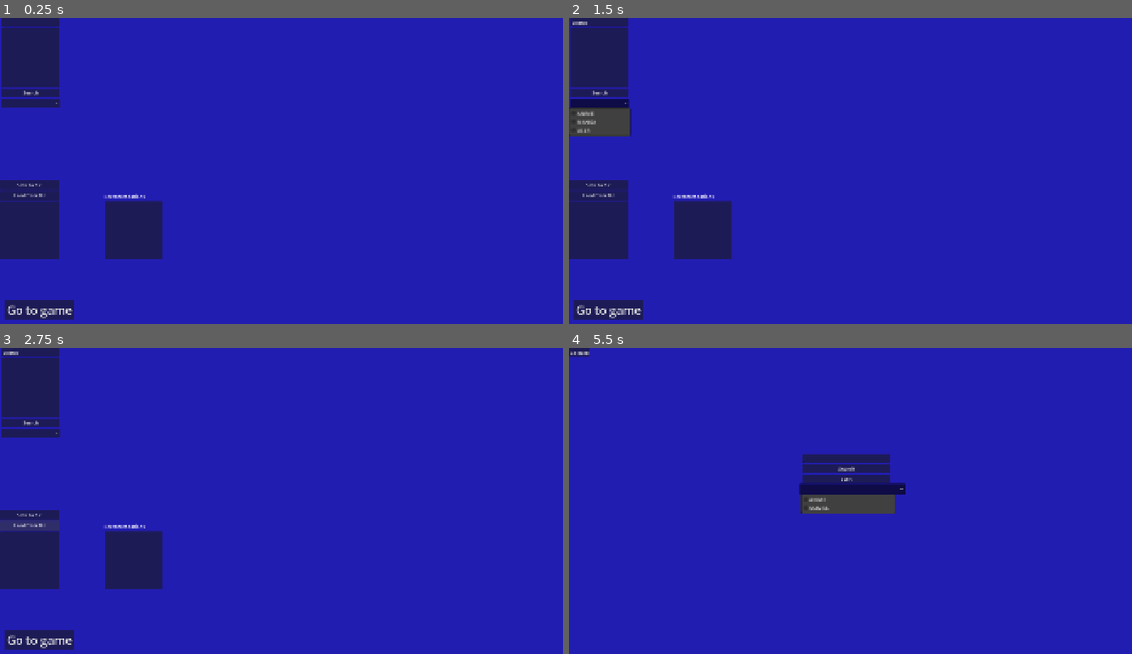
Above: before the commit, frames 1-4 (two rows, left to right).
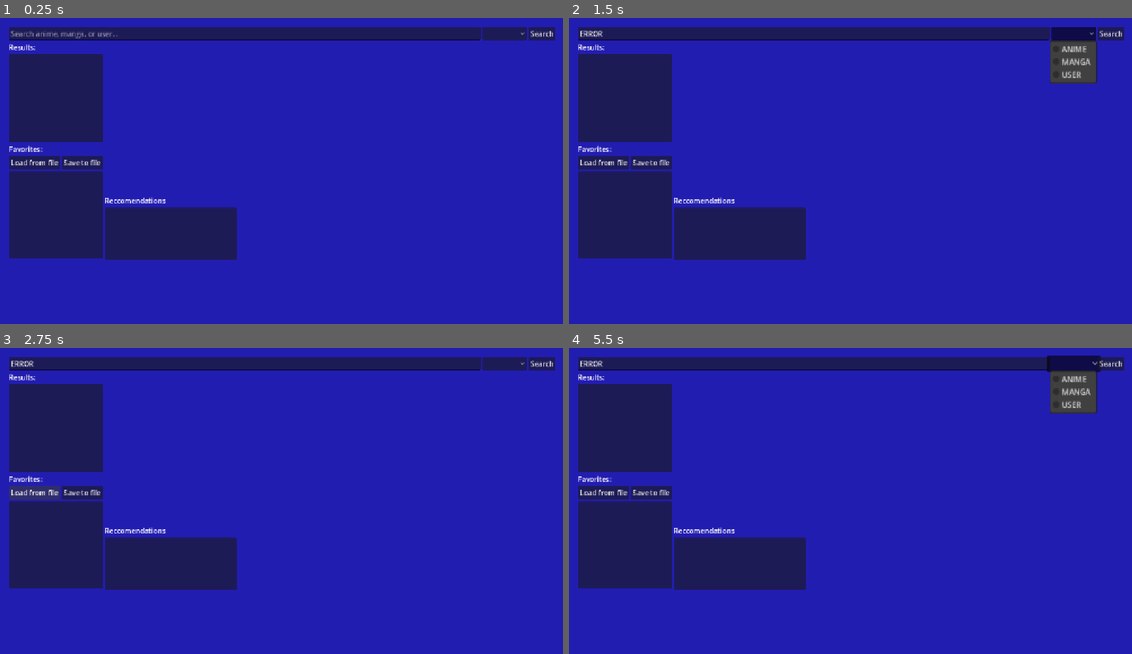
Above: after the commit, the same moments.

Repository: ragingburger1243/AniSearch
Game: Godot game, scene res://main.tscn
Same seed, same stepped clock (60 frames per second), same inputs: the game is played once before the commit and once after it.
Inputs (mouse positions are in pixels of both pictures, inside the frame that each line leads up to; where the layout moved, square brackets give the same spot in the first picture):
- Up to frame 1 (0.25 s): no input
- Up to frame 2 (1.5 s): click "Search" at 0.5 s; click (1075, 33) [602, 103] at 1.25 s
- Up to frame 3 (2.75 s): click "Load from file" at 2 s
- Up to frame 4 (5.5 s): click "Save to file" at 2.75 s; click (608, 638) at 3.5 s, where only the run before the commit has a clickable "Go to game"; click "Submit" (after the commit: "Search") at 4.25 s; click (1075, 363) [844, 488] at 5 s

The runs differ from the first frame. In frame 1, 16% of the frame differs, in the area x 0-99%, y 0-99%; in frame 2, 17%; in frame 3, 16%; in frame 4, 23%, in the area x 0-99%, y 0-80%.
Error in both runs: Invalid call. Nonexistent function 'json_load' in base 'Nil'. (res://Main.gd:145)

Commit message:
1.5.4
started working on Gui redesign for the main app

Diff:
--- a/Main.gd
+++ b/Main.gd
@@ -1,21 +1,21 @@
 extends Control
 
-@onready var lineEdit = $VBoxContainer/LineEdit
+@onready var lineEdit = $MarginContainer/VBoxContainer/HBoxContainer/LineEdit
 var text = ""
-@onready var httprequest = $VBoxContainer/HTTPRequest
-@onready var httprequestimage = $VBoxContainer/HTTPRequest2
-@onready var label_title = $"VBoxContainer2/Label (title)"
-@onready var label_episodes =  $"VBoxContainer2/Label (episodes)"
-@onready var label_score = $"VBoxContainer2/Label (score)"
-@onready var label_status = $"VBoxContainer2/Label (status)"
-@onready var texture_rect = $VBoxContainer3/TextureRect
-@onready var option_button = $OptionButton
-@onready var description_text = $"VBoxContainer4/ScrollContainer/Label (description)"
-@onready var label_link = $VBoxContainer2/LinkButton
-@onready var label_genres = $"VBoxContainer2/Label (genres)"
-@onready var item_list = $VBoxContainer/ItemList
-@onready var item_list_favorites = $VBoxContainer5/ItemList
-@onready var item_list_reccomend = $VBoxContainer6/ItemList
+@onready var httprequest = $MarginContainer/VBoxContainer/HBoxContainer/HTTPRequest
+@onready var httprequestimage = $MarginContainer/VBoxContainer/HBoxContainer/HTTPRequest2
+@onready var label_title = $"MarginContainer/VBoxContainer/HBoxContainer2/VBoxContainer2/HBoxContainer/VBoxContainer/Label (title)"
+@onready var label_episodes = $"MarginContainer/VBoxContainer/HBoxContainer2/VBoxContainer2/HBoxContainer/VBoxContainer/Label (episodes)"
+@onready var label_score = $"MarginContainer/VBoxContainer/HBoxContainer2/VBoxContainer2/HBoxContainer/VBoxContainer/Label (score)"
+@onready var label_status = $"MarginContainer/VBoxContainer/HBoxContainer2/VBoxContainer2/HBoxContainer/VBoxContainer/Label (status)"
+@onready var texture_rect = $MarginContainer/VBoxContainer/HBoxContainer2/VBoxContainer2/HBoxContainer/TextureRect
+@onready var option_button = $MarginContainer/VBoxContainer/HBoxContainer/OptionButton
+@onready var description_text = $"MarginContainer/VBoxContainer/HBoxContainer2/VBoxContainer2/ScrollContainer/Label (description)"
+@onready var label_link = $MarginContainer/VBoxContainer/HBoxContainer2/VBoxContainer2/HBoxContainer/VBoxContainer/LinkButton
+@onready var label_genres = $"MarginContainer/VBoxContainer/HBoxContainer2/VBoxContainer2/HBoxContainer/VBoxContainer/Label (genres)"
+@onready var item_list = $MarginContainer/VBoxContainer/HBoxContainer2/VBoxContainer/ItemList
+@onready var item_list_favorites = $MarginContainer/VBoxContainer/HBoxContainer2/VBoxContainer/ItemList2
+@onready var item_list_reccomend = $MarginContainer/VBoxContainer/HBoxContainer2/VBoxContainer2/ItemList
 var image = ""
 var text_option = ""
 var count_type
@@ -187,6 +187,7 @@
 func search_media(name_media, type_media, count_type_media):
 	var main_dict = {"query": "query ($name: String) { Page(perPage: 7) { media(search: $name, type: " + type_media + ") { …(312 unchanged characters)…
 	httprequest.request("https://graphql.anilist.co", ["Content-Type: application/json"], HTTPClient.METHOD_POST,JSON.stringify(main_dict))
+	print(main_dict)
 
 func search_user(name_user):
 	var main_dict = {"query": "query ($name: String) { User(name: $name) { name about avatar { large } statistics { anime { count meanScore minutesWatched } manga { count chaptersRead } } } }", "variables": {"name": name_user}}
--- a/main.tscn
+++ b/main.tscn
@@ -12,97 +12,6 @@
 grow_vertical = 2
 script = ExtResource("1_ig7tw")
 
-[node name="VBoxContainer" type="VBoxContainer" parent="." unique_id=1001214591]
-layout_mode = 0
-offset_left = 6.0
-offset_right = 203.0
-offset_bottom = 270.0
-pivot_offset = Vector2(101, 136)
-
-[node name="LineEdit" type="LineEdit" parent="VBoxContainer" unique_id=1848827720]
-layout_mode = 2
-
-[node name="HTTPRequest" type="HTTPRequest" parent="VBoxContainer" unique_id=671520014]
-
-[node name="HTTPRequest2" type="HTTPRequest" parent="VBoxContainer" unique_id=941358407]
-
-[node name="ItemList" type="ItemList" parent="VBoxContainer" unique_id=500493609]
-custom_minimum_size = Vector2(0, 200)
-layout_mode = 2
-
-[node name="Button" type="Button" parent="VBoxContainer" unique_id=1544355428]
-layout_mode = 2
-text = "Search"
-script = ExtResource("2_0xm2m")
-
-[node name="VBoxContainer2" type="VBoxContainer" parent="." unique_id=1529756059]
-layout_mode = 0
-offset_left = 204.0
-offset_top = 1.0
-offset_right = 248.0
-offset_bottom = 30.0
-
-[node name="Label (title)" type="Label" parent="VBoxContainer2" unique_id=1024463099]
-layout_mode = 2
-
-[node name="Label (episodes)" type="Label" parent="VBoxContainer2" unique_id=260665412]
-layout_mode = 2
-
-[node name="Label (score)" type="Label" parent="VBoxContainer2" unique_id=366802602]
-layout_mode = 2
-
-[node name="Label (status)" type="Label" parent="VBoxContainer2" unique_id=1821383118]
-layout_mode = 2
-
-[node name="LinkButton" type="LinkButton" parent="VBoxContainer2" unique_id=1880522671]
-layout_mode = 2
-
-[node name="Label (genres)" type="Label" parent="VBoxContainer2" unique_id=730202431]
-layout_mode = 2
-autowrap_mode = 2
-
-[node name="VBoxContainer3" type="VBoxContainer" parent="." unique_id=1163309219]
-layout_mode = 0
-offset_left = 671.0
-offset_top = 1.0
-offset_right = 711.0
-offset_bottom = 41.0
-
-[node name="TextureRect" type="TextureRect" parent="VBoxContainer3" unique_id=216400668]
-layout_mode = 2
-
-[node name="VBoxContainer4" type="VBoxContainer" parent="." unique_id=274778978]
-layout_mode = 0
-offset_left = 1.0
-offset_top = 318.0
-offset_right = 301.0
-offset_bottom = 518.0
-
-[node name="ScrollContainer" type="ScrollContainer" parent="VBoxContainer4" unique_id=475594796]
-custom_minimum_size = Vector2(300, 200)
-layout_mode = 2
-
-[node name="Label (description)" type="Label" parent="VBoxContainer4/ScrollContainer" unique_id=1485731921]
-layout_mode = 2
-size_flags_horizontal = 3
-theme_override_font_sizes/font_size = 16
-autowrap_mode = 2
-
-[node name="OptionButton" type="OptionButton" parent="." unique_id=1522516728]
-layout_mode = 0
-offset_left = 7.0
-offset_top = 274.0
-offset_right = 204.0
-offset_bottom = 305.0
-item_count = 3
-popup/item_0/text = "ANIME"
-popup/item_0/id = 0
-popup/item_1/text = "MANGA"
-popup/item_1/id = 1
-popup/item_2/text = "USER"
-popup/item_2/id = 2
-script = ExtResource("2_0xm2m")
-
 [node name="GoToButton" type="Button" parent="." unique_id=961700259]
 layout_mode = 0
 offset_left = 15.0
@@ -113,47 +22,141 @@
 text = "Go to game"
 script = ExtResource("2_0xm2m")
 
-[node name="VBoxContainer5" type="VBoxContainer" parent="." unique_id=14084478]
-custom_minimum_size = Vector2(200, 0)
-layout_mode = 0
-offset_left = 1.0
-offset_top = 553.0
-offset_right = 41.0
-offset_bottom = 593.0
+[node name="MarginContainer" type="MarginContainer" parent="." unique_id=180798757]
+layout_mode = 1
+anchors_preset = 15
+anchor_right = 1.0
+anchor_bottom = 1.0
+grow_horizontal = 2
+grow_vertical = 2
+theme_override_constants/margin_left = 20
+theme_override_constants/margin_top = 20
+theme_override_constants/margin_right = 20
+theme_override_constants/margin_bottom = 20
 
-[node name="Button" type="Button" parent="VBoxContainer5" unique_id=1287451742]
+[node name="VBoxContainer" type="VBoxContainer" parent="MarginContainer" unique_id=585855990]
+custom_minimum_size = Vector2(300, 0)
+layout_mode = 2
+
+[node name="HBoxContainer" type="HBoxContainer" parent="MarginContainer/VBoxContainer" unique_id=1547652217]
+layout_mode = 2
+alignment = 1
+
+[node name="LineEdit" type="LineEdit" parent="MarginContainer/VBoxContainer/HBoxContainer" unique_id=1848827720]
+layout_mode = 2
+size_flags_horizontal = 3
+placeholder_text = "Search anime, manga, or user..."
+
+[node name="OptionButton" type="OptionButton" parent="MarginContainer/VBoxContainer/HBoxContainer" unique_id=1522516728]
+layout_mode = 2
+item_count = 3
+popup/item_0/text = "ANIME"
+popup/item_0/id = 0
+popup/item_1/text = "MANGA"
+popup/item_1/id = 1
+popup/item_2/text = "USER"
+popup/item_2/id = 2
+script = ExtResource("2_0xm2m")
+
+[node name="Button" type="Button" parent="MarginContainer/VBoxContainer/HBoxContainer" unique_id=1544355428]
+layout_mode = 2
+text = "Search"
+script = ExtResource("2_0xm2m")
+
+[node name="HTTPRequest" type="HTTPRequest" parent="MarginContainer/VBoxContainer/HBoxContainer" unique_id=671520014]
+
+[node name="HTTPRequest2" type="HTTPRequest" parent="MarginContainer/VBoxContainer/HBoxContainer" unique_id=941358407]
+
+[node name="HBoxContainer2" type="HBoxContainer" parent="MarginContainer/VBoxContainer" unique_id=574432831]
+layout_mode = 2
+
+[node name="VBoxContainer" type="VBoxContainer" parent="MarginContainer/VBoxContainer/HBoxContainer2" unique_id=1551426921]
+custom_minimum_size = Vector2(180, 0)
+layout_mode = 2
+
+[node name="Label" type="Label" parent="MarginContainer/VBoxContainer/HBoxContainer2/VBoxContainer" unique_id=811134477]
+layout_mode = 2
+text = "Results:"
+
+[node name="ItemList" type="ItemList" parent="MarginContainer/VBoxContainer/HBoxContainer2/VBoxContainer" unique_id=500493609]
+custom_minimum_size = Vector2(0, 200)
+layout_mode = 2
+
+[node name="Label2" type="Label" parent="MarginContainer/VBoxContainer/HBoxContainer2/VBoxContainer" unique_id=1175677883]
+layout_mode = 2
+text = "Favorites:"
+
+[node name="HBoxContainer" type="HBoxContainer" parent="MarginContainer/VBoxContainer/HBoxContainer2/VBoxContainer" unique_id=2116559279]
+layout_mode = 2
+
+[node name="Button2" type="Button" parent="MarginContainer/VBoxContainer/HBoxContainer2/VBoxContainer/HBoxContainer" unique_id=996498257]
+layout_mode = 2
+text = "Load from file"
+
+[node name="Button" type="Button" parent="MarginContainer/VBoxContainer/HBoxContainer2/VBoxContainer/HBoxContainer" unique_id=1287451742]
 layout_mode = 2
 text = "Save to file"
 
-[node name="Button2" type="Button" parent="VBoxContainer5" unique_id=996498257]
-layout_mode = 2
-text = "Load from file"
-
-[node name="ItemList" type="ItemList" parent="VBoxContainer5" unique_id=334296032]
+[node name="ItemList2" type="ItemList" parent="MarginContainer/VBoxContainer/HBoxContainer2/VBoxContainer" unique_id=334296032]
 custom_minimum_size = Vector2(0, 200)
 layout_mode = 2
 
-[node name="VBoxContainer6" type="VBoxContainer" parent="." unique_id=1657202478]
-layout_mode = 0
-offset_left = 354.0
-offset_top = 596.0
-offset_right = 554.0
-offset_bottom = 823.0
+[node name="VBoxContainer2" type="VBoxContainer" parent="MarginContainer/VBoxContainer/HBoxContainer2" unique_id=1649455094]
+layout_mode = 2
 
-[node name="Label" type="Label" parent="VBoxContainer6" unique_id=1855532238]
+[node name="HBoxContainer" type="HBoxContainer" parent="MarginContainer/VBoxContainer/HBoxContainer2/VBoxContainer2" unique_id=1211357907]
+layout_mode = 2
+
+[node name="TextureRect" type="TextureRect" parent="MarginContainer/VBoxContainer/HBoxContainer2/VBoxContainer2/HBoxContainer" unique_id=216400668]
+custom_minimum_size = Vector2(100, 140)
+layout_mode = 2
+
+[node name="VBoxContainer" type="VBoxContainer" parent="MarginContainer/VBoxContainer/HBoxContainer2/VBoxContainer2/HBoxContainer" unique_id=1732731952]
+layout_mode = 2
+
+[node name="Label (title)" type="Label" parent="MarginContainer/VBoxContainer/HBoxContainer2/VBoxContainer2/HBoxContainer/VBoxContainer" unique_id=1024463099]
+layout_mode = 2
+
+[node name="Label (episodes)" type="Label" parent="MarginContainer/VBoxContainer/HBoxContainer2/VBoxContainer2/HBoxContainer/VBoxContainer" unique_id=260665412]
+layout_mode = 2
+
+[node name="Label (score)" type="Label" parent="MarginContainer/VBoxContainer/HBoxContainer2/VBoxContainer2/HBoxContainer/VBoxContainer" unique_id=366802602]
+layout_mode = 2
+
+[node name="Label (status)" type="Label" parent="MarginContainer/VBoxContainer/HBoxContainer2/VBoxContainer2/HBoxContainer/VBoxContainer" unique_id=1821383118]
+layout_mode = 2
+
+[node name="LinkButton" type="LinkButton" parent="MarginContainer/VBoxContainer/HBoxContainer2/VBoxContainer2/HBoxContainer/VBoxContainer" unique_id=1880522671]
+layout_mode = 2
+
+[node name="Label (genres)" type="Label" parent="MarginContainer/VBoxContainer/HBoxContainer2/VBoxContainer2/HBoxContainer/VBoxContainer" unique_id=730202431]
+layout_mode = 2
+autowrap_mode = 2
+
+[node name="ScrollContainer" type="ScrollContainer" parent="MarginContainer/VBoxContainer/HBoxContainer2/VBoxContainer2" unique_id=475594796]
+custom_minimum_size = Vector2(300, 200)
+layout_mode = 2
+
+[node name="Label (description)" type="Label" parent="MarginContainer/VBoxContainer/HBoxContainer2/VBoxContainer2/ScrollContainer" unique_id=1485731921]
+layout_mode = 2
+size_flags_horizontal = 3
+theme_override_font_sizes/font_size = 16
+autowrap_mode = 2
+
+[node name="Label" type="Label" parent="MarginContainer/VBoxContainer/HBoxContainer2/VBoxContainer2" unique_id=1855532238]
 layout_mode = 2
 text = "Reccomendations"
 
-[node name="ItemList" type="ItemList" parent="VBoxContainer6" unique_id=1378113604]
-custom_minimum_size = Vector2(200, 200)
+[node name="ItemList" type="ItemList" parent="MarginContainer/VBoxContainer/HBoxContainer2/VBoxContainer2" unique_id=1378113604]
+custom_minimum_size = Vector2(200, 120)
 layout_mode = 2
 
-[connection signal="request_completed" from="VBoxContainer/HTTPRequest" to="." method="_on_http_request_request_completed"]
-[connection signal="request_completed" from="VBoxContainer/HTTPRequest2" to="." method="_on_http_request_2_request_completed"]
-[connection signal="item_selected" from="VBoxContainer/ItemList" to="." method="_on_item_list_item_selected"]
-[connection signal="pressed" from="VBoxContainer/Button" to="." method="_on_button_pressed"]
 [connection signal="pressed" from="GoToButton" to="." method="_on_go_to_button_pressed"]
-[connection signal="pressed" from="VBoxContainer5/Button" to="." method="_on_buttonsave_pressed"]
-[connection signal="pressed" from="VBoxContainer5/Button2" to="." method="_on_button_load_pressed"]
-[connection signal="item_selected" from="VBoxContainer5/ItemList" to="." method="_on_item_list_item_save_system_selected"]
-[connection signal="item_selected" from="VBoxContainer6/ItemList" to="." method="_on_item_list_item_reco_selected"]
+[connection signal="pressed" from="MarginContainer/VBoxContainer/HBoxContainer/Button" to="." method="_on_button_pressed"]
+[connection signal="request_completed" from="MarginContainer/VBoxContainer/HBoxContainer/HTTPRequest" to="." method="_on_http_request_request_completed"]
+[connection signal="request_completed" from="MarginContainer/VBoxContainer/HBoxContainer/HTTPRequest2" to="." method="_on_http_request_2_request_completed"]
+[connection signal="item_selected" from="MarginContainer/VBoxContainer/HBoxContainer2/VBoxContainer/ItemList" to="." method="_on_item_list_item_selected"]
+[connection signal="pressed" from="MarginContainer/VBoxContainer/HBoxContainer2/VBoxContainer/HBoxContainer/Button2" to="." method="_on_button_load_pressed"]
+[connection signal="pressed" from="MarginContainer/VBoxContainer/HBoxContainer2/VBoxContainer/HBoxContainer/Button" to="." method="_on_buttonsave_pressed"]
+[connection signal="item_selected" from="MarginContainer/VBoxContainer/HBoxContainer2/VBoxContainer/ItemList2" to="." method="_on_item_list_item_save_system_selected"]
+[connection signal="item_selected" from="MarginContainer/VBoxContainer/HBoxContainer2/VBoxContainer2/ItemList" to="." method="_on_item_list_item_reco_selected"]
--- a/project.godot
+++ b/project.godot
@@ -20,8 +20,8 @@
 
 [display]
 
-window/size/viewport_width=1920
-window/size/viewport_height=1080
+window/size/viewport_width=1280
+window/size/viewport_height=720
 window/stretch/mode="canvas_items"
 window/stretch/aspect="expand"
 
